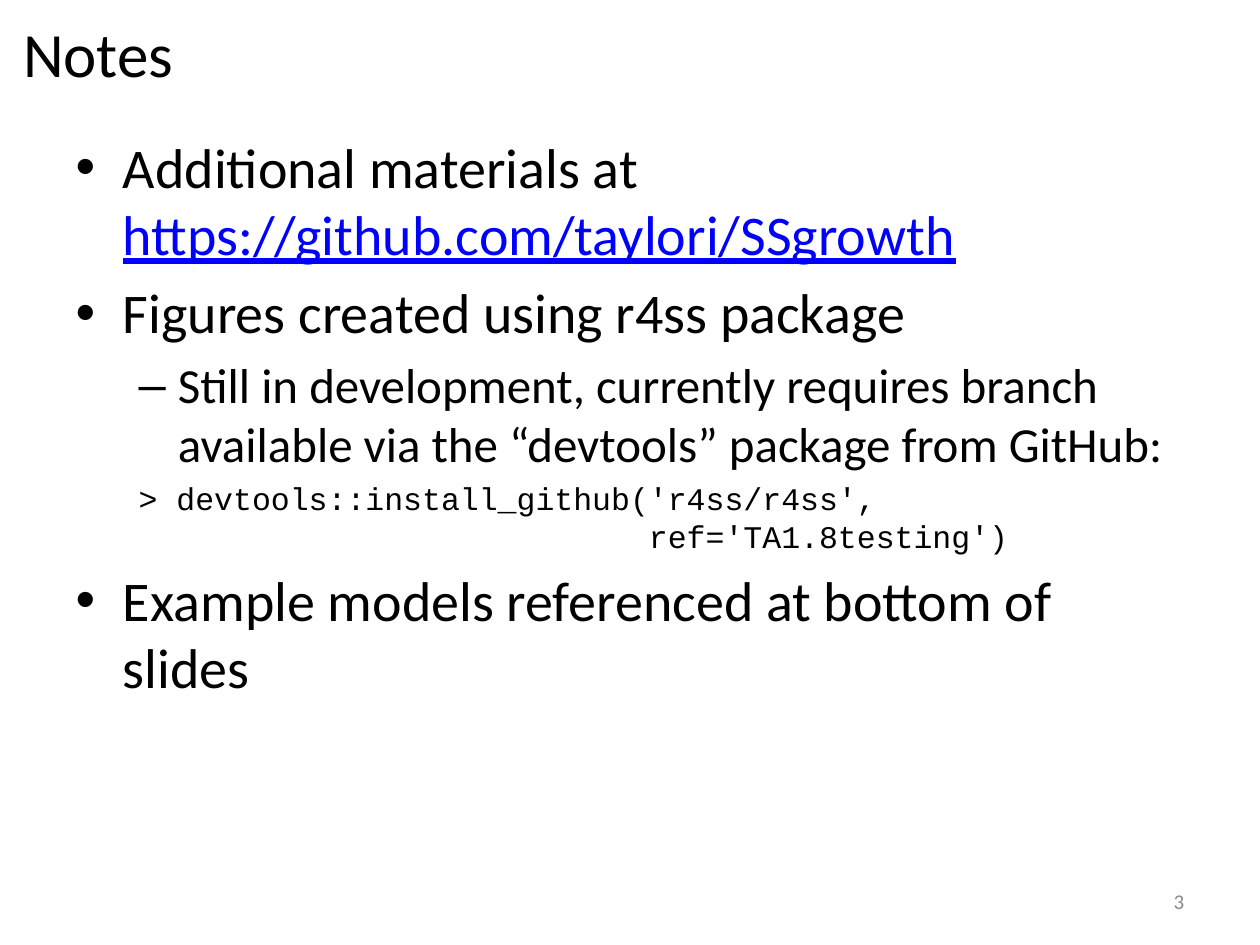
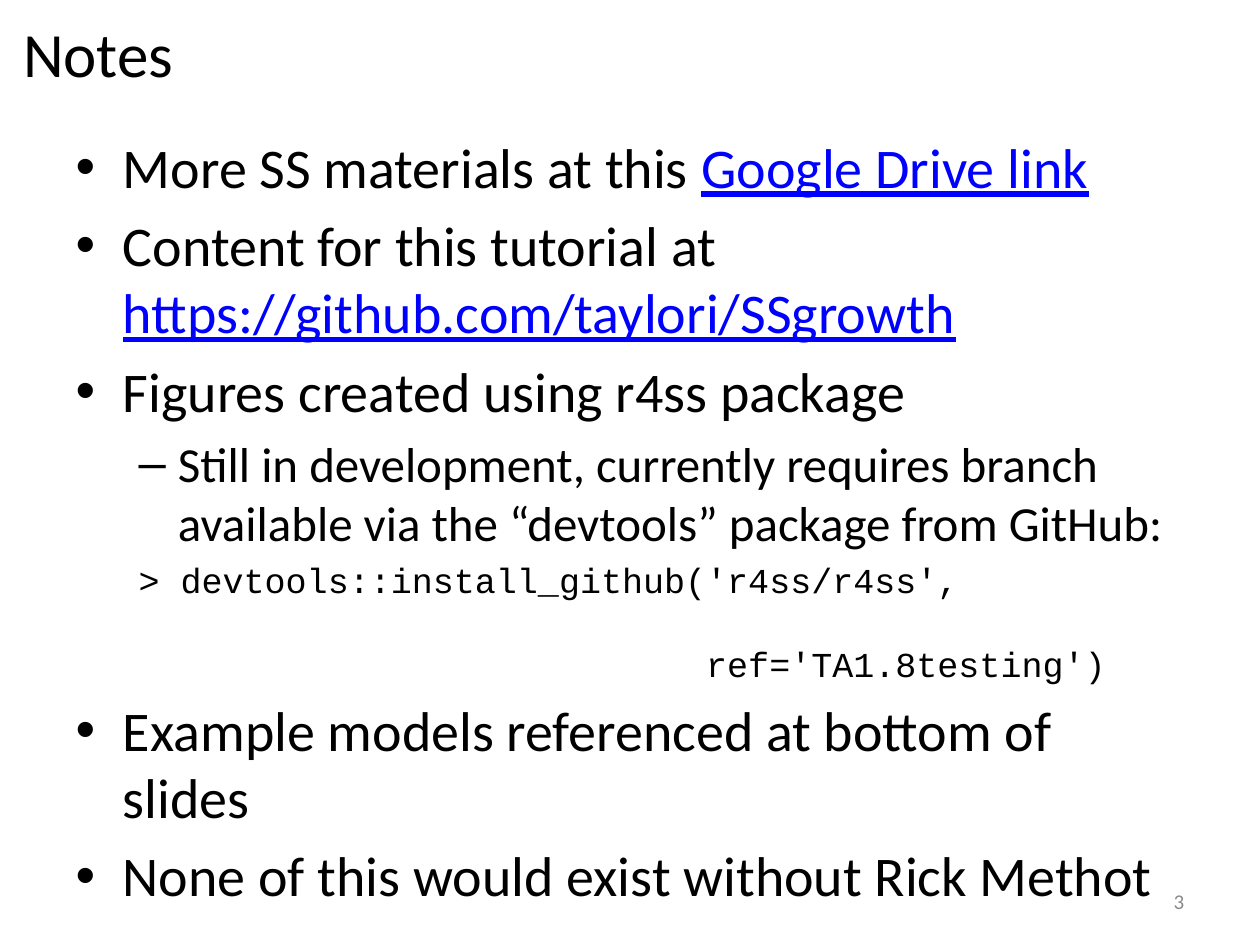
Before and after one commit to iantaylor-NOAA/SSgrowth, a slide deck: slide 3 of Modeling growth in SS.pptx. Drawn at 1260x945 pixels with LibreOffice and Linux fonts; fonts in the diff are those of the drawing. Boxes give left, top, right and bottom in pixels: in the first picture for what was removed or moved away, otherwise in the second. Text is boxed around its words. In the diff, an @@ line names an element or a change of style, - is before the commit and + after.

```diff
--- a/Modeling growth in SS.pptx
+++ b/Modeling growth in SS.pptx
@@ text at bbox=[123, 149, 1088, 343]: text changed @@
-• Additional materials at
-  https://github.com/taylori/SSgrowth
+• More SS materials at this Google Drive link
+• Content for this tutorial at
+  https://github.com/taylori/SSgrowth
@@ text at bbox=[181, 568, 1105, 685]: size 18 to 20 pt in "> devtools::install_github('r4ss/r4ss', ref='TA1.8testing')" @@
@@ text at bbox=[123, 857, 1152, 897]: paragraph added @@
+• None of this would exist without Rick Methot
```
Also in this commit, not shown: 10 other slides changed, 9 slides added, 20 other files.
